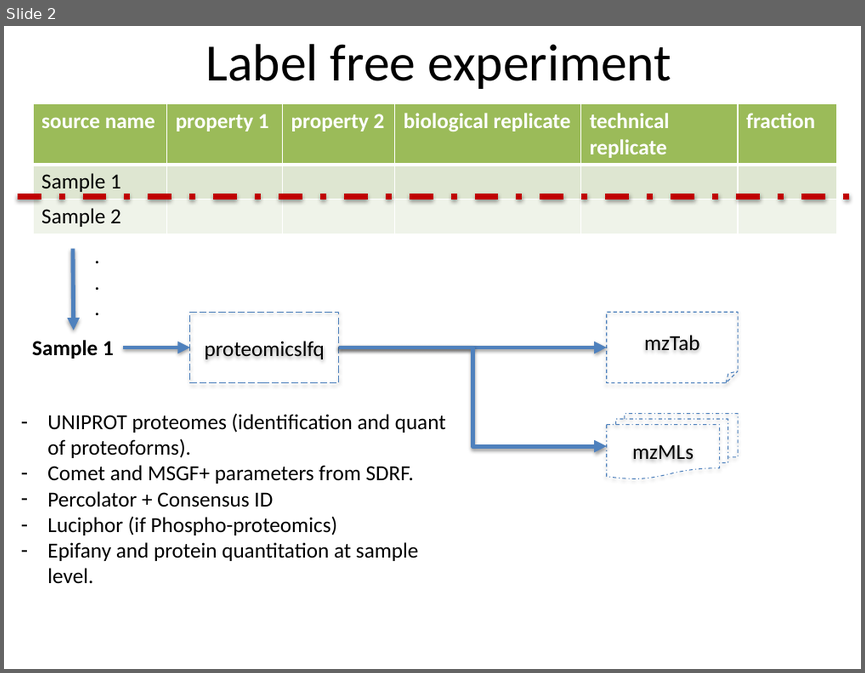
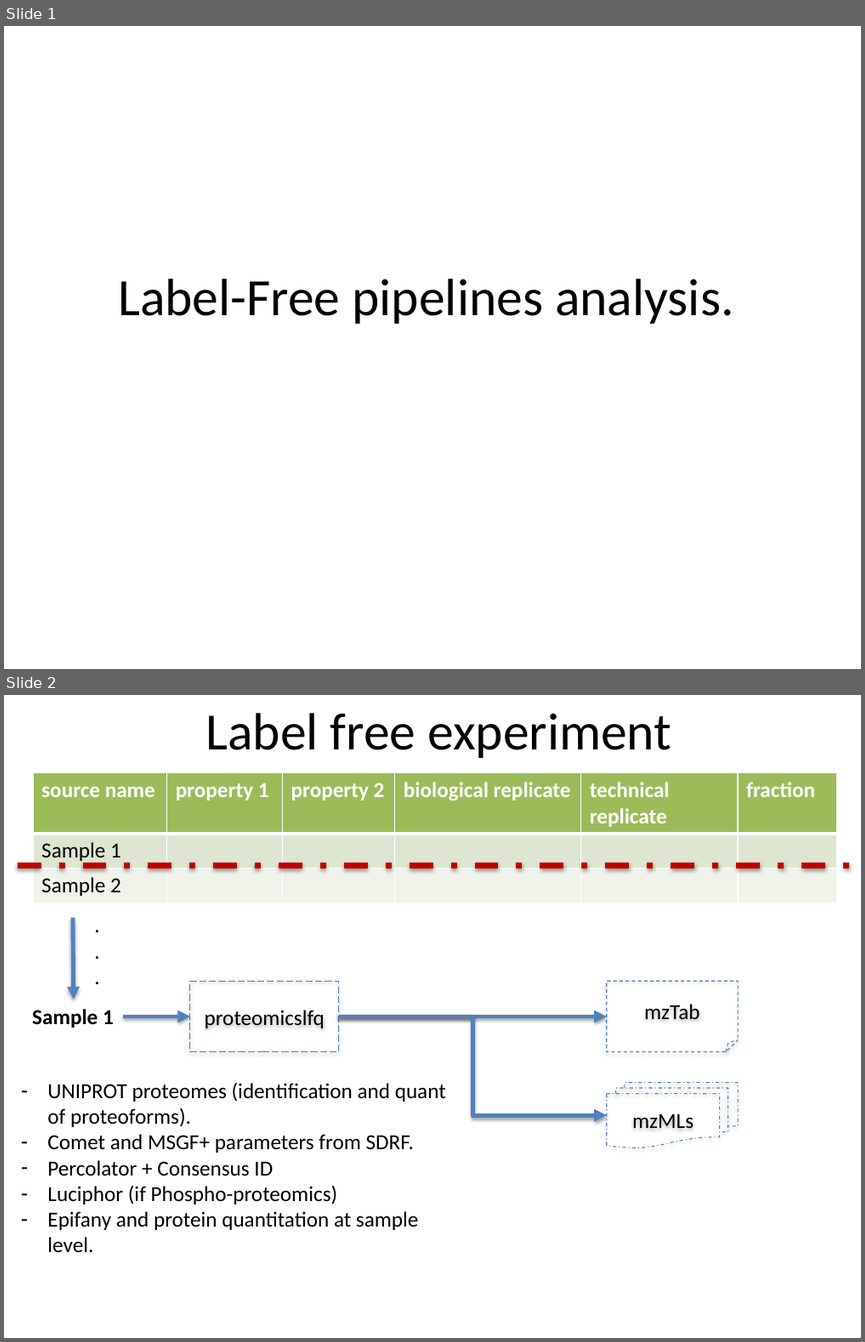
Before and after one commit to wangmenglulu/multiomics-configs, a slide deck: architecture/slides.pptx. Shown one above the other, each under a label of ours: slide 2 before the commit, slides 1 and 2 after it. The pictures are 865x673 and 865x1342 pixels, drawn with LibreOffice and Linux fonts; fonts in the diff are those of the drawing. Boxes give left, top, right and bottom in pixels: in the first picture for what was removed or moved away, otherwise in the second. Text is boxed around its words. In the diff, an @@ line names an element or a change of style, - is before the commit and + after.

```diff
--- a/architecture/slides.pptx
+++ b/architecture/slides.pptx
@@ slide 1 added at [4,26,861,669], background #FFFFFF @@
@@ title added at [118,278,734,324], 44 pt, text #000000 @@
+Label-Free pipelines analysis.
```
Also in this commit, not shown: 1 other slide added, 2 other files.
